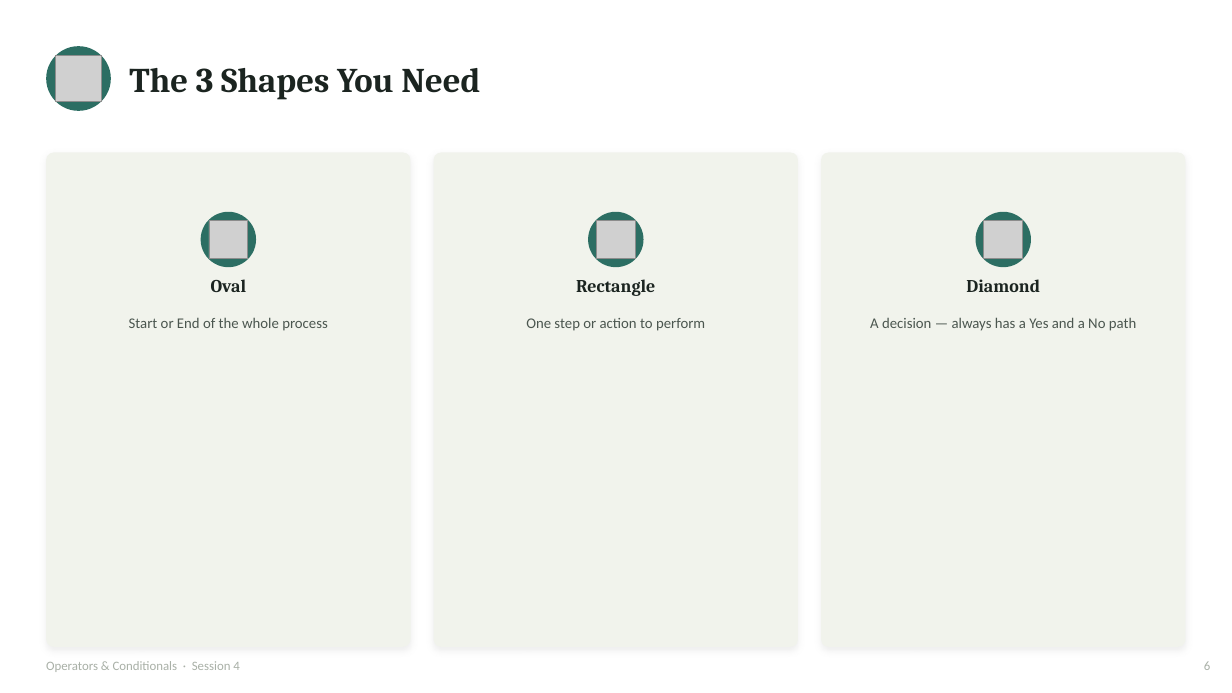
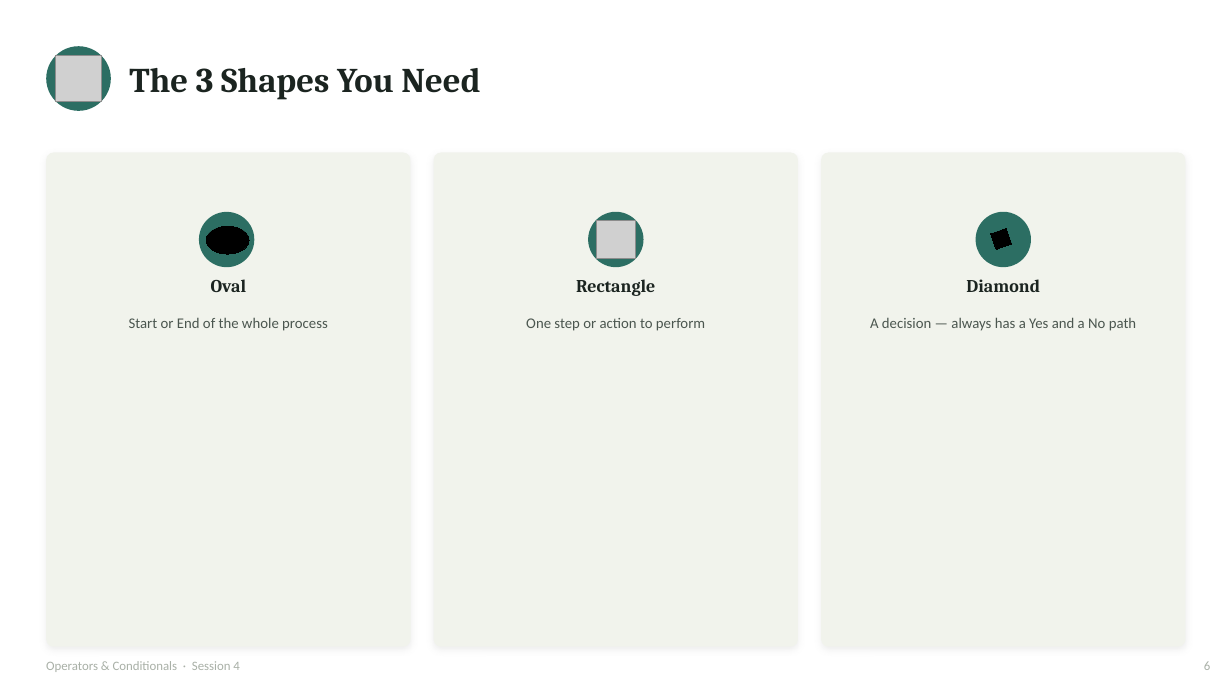
Before and after one commit to waseem-development/ai-ml-course, a slide deck: slide 28 of slides/3_session4_operators_conditionals.pptx (slide 6 before the commit). Drawn at 1232x693 pixels with LibreOffice and Linux fonts; fonts in the diff are those of the drawing; grey boxes stand for pictures. Boxes give left, top, right and bottom in pixels: in the first picture for what was removed or moved away, otherwise in the second. Text is boxed around its words. In the diff, an @@ line names an element or a change of style, - is before the commit and + after.

```diff
--- a/slides/3_session4_operators_conditionals.pptx
+++ b/slides/3_session4_operators_conditionals.pptx
@@ ellipse added at [206,226,249,254], fill #000000, outline #000000 0 pt @@
@@ picture removed at [209,220,248,259] @@
@@ picture removed at [984,220,1023,259] @@
@@ diamond added at [986,224,1017,254], fill #000000, outline #000000 0 pt @@
```
Also in this commit, not shown: 41 other slides changed, 7 slides added, 5 other files.
